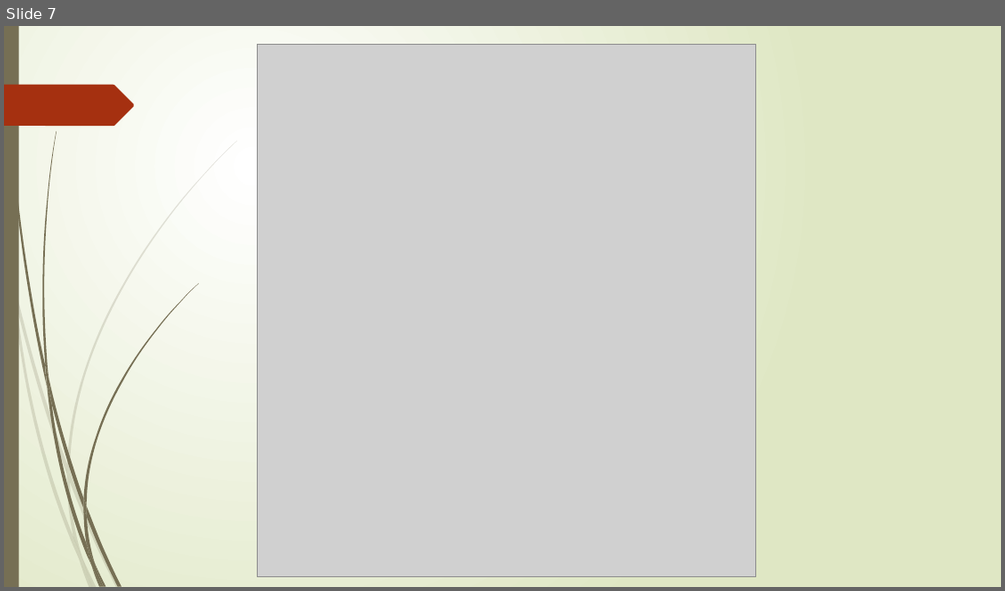
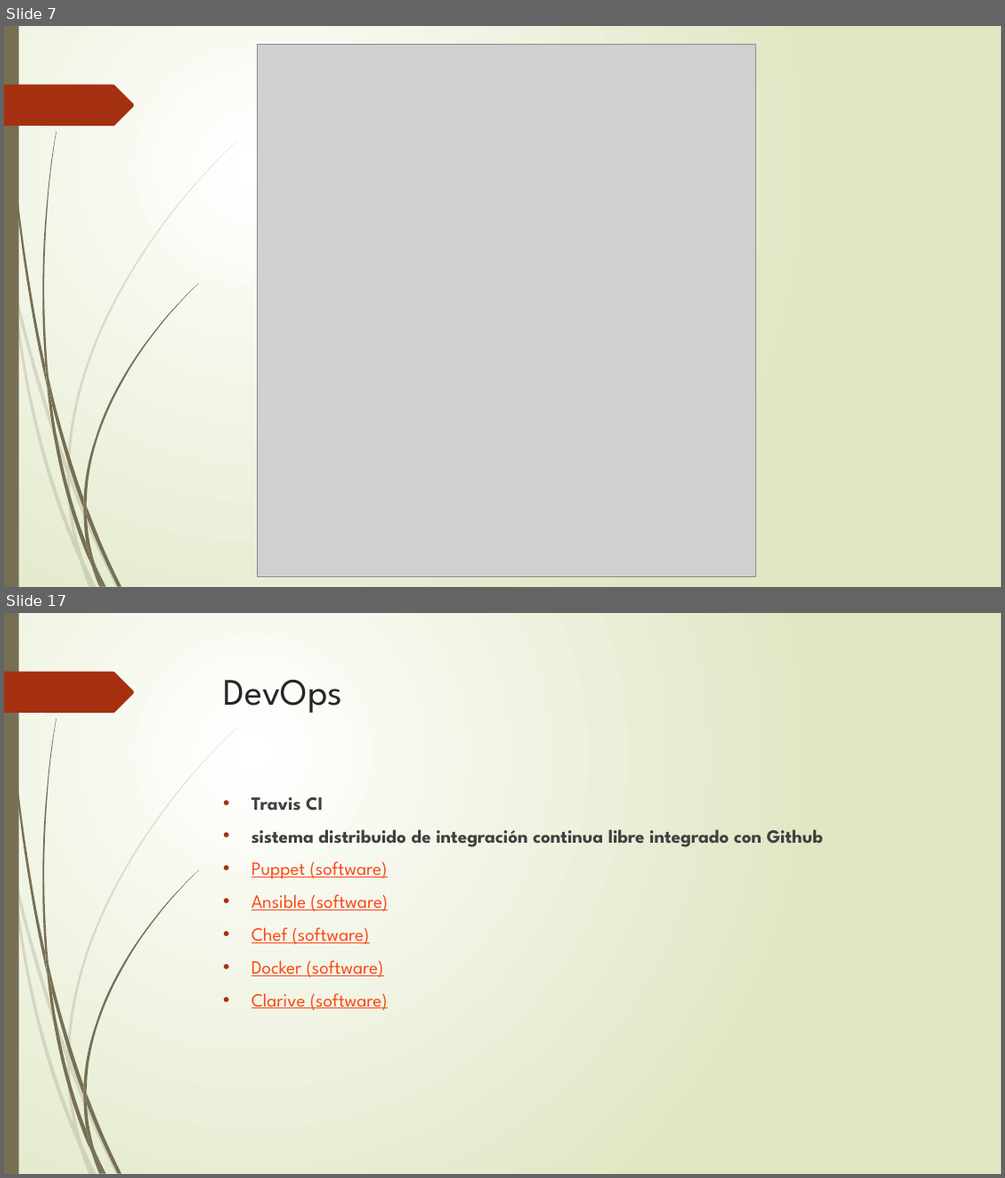
Before and after one commit to mickyys/ppt, a slide deck: Frontend.pptx. Shown one above the other, each under a label of ours: slide 7 before the commit, slides 7 and 17 after it; the slides between them are not shown. The pictures are 1005x591 and 1005x1178 pixels, drawn with LibreOffice and Linux fonts; fonts in the diff are those of the drawing; grey boxes stand for pictures. Boxes give left, top, right and bottom in pixels: in the first picture for what was removed or moved away, otherwise in the second. Text is boxed around its words. In the diff, an @@ line names an element or a change of style, - is before the commit and + after.

```diff
--- a/Frontend.pptx
+++ b/Frontend.pptx
@@ slide 17 added at [4,613,1001,1174], background gradient #FFFFFF to #DFE8C4; not listed: 24 template elements that a slide beside it also shows @@
@@ title added at [224,679,343,713], 36 pt, text #262626 @@
+DevOps
@@ text added at [251,797,823,1010], 18 pt, text #FB4A18, underline @@
+• Travis CI
+• sistema distribuido de integración continua libre integrado con Github
+• Puppet (software)
+• Ansible (software)
+• Chef (software)
+• Docker (software)
+• Clarive (software)
```
Also in this commit, not shown: 2 slides changed, 9 other slides added.
